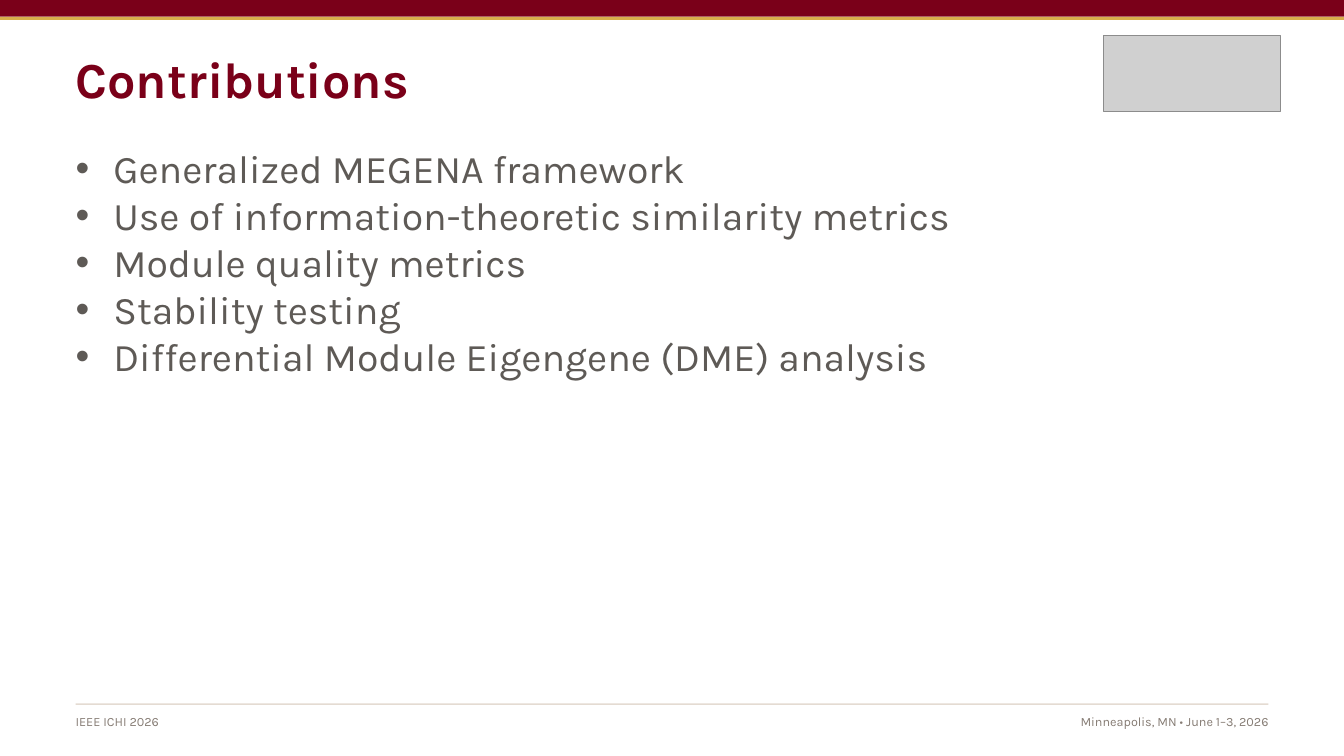
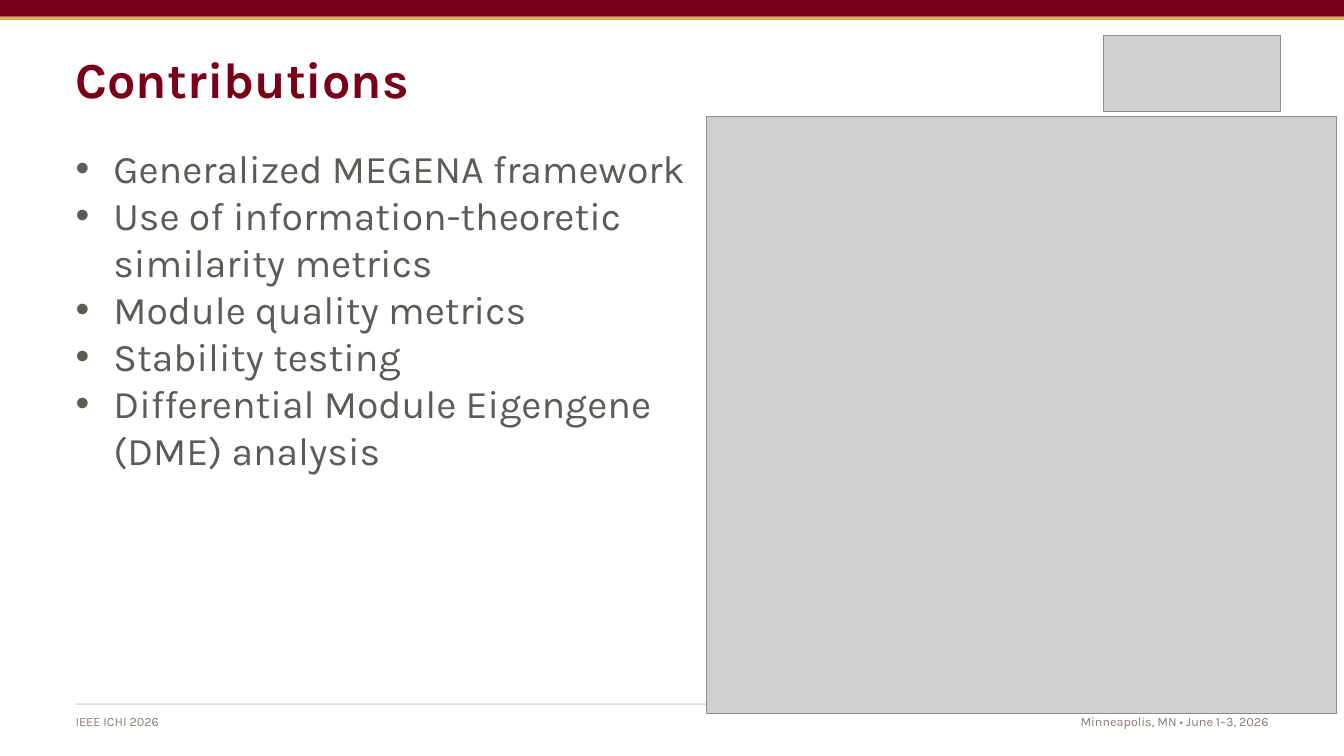
Before and after one commit to Brayan695/RNAseq-AMD, a slide deck: slide 4 of 22_152_Gutierrez.pptx. Drawn at 1344x756 pixels with LibreOffice and Linux fonts; fonts in the diff are those of the drawing; grey boxes stand for pictures. Boxes give left, top, right and bottom in pixels: in the first picture for what was removed or moved away, otherwise in the second. Text is boxed around its words. In the diff, an @@ line names an element or a change of style, - is before the commit and + after.

```diff
--- a/22_152_Gutierrez.pptx
+++ b/22_152_Gutierrez.pptx
@@ picture added at box(707, 117, 1337, 715) @@
@@ text "Generalized MEGENA framework" rewrapped from box(113, 156, 950, 381) to box(113, 156, 685, 475) @@
```
Also in this commit, not shown: 4 other slides changed, 18 other files.
